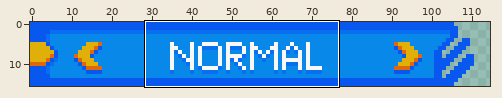
One commit to this pixel-art file: src/textures/title/option.tim/setting_0_1/setting_0_1.tim.aseprite. Above: a wide view before the commit, with the close-up outlined.
Close-up. Before:
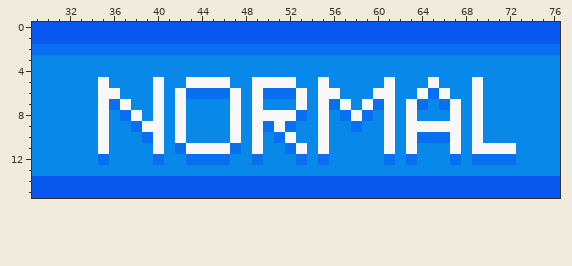
128x16 pixels, 1 frame. Shown: x 29..76, y 0..15. The wide view leaves out empty margins.
The same view after the edit:
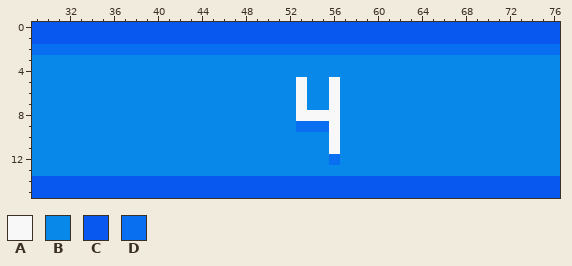
Palette (. is transparent): A #f8f8f8  B #0888e8  C #0858f0  D #0870f0
The exact change:
The edit turns colour B into colour A in row 5 at x 53 and 56; in row 8 at x 54 and 56; in rows 9 to 11 at x 56.
The edit turns colour D into colour A in row 7 at x 56; in row 8 at x 53.
The edit turns colour A into colour B in row 5 at x 35, 40, 43 to 46, 49 to 52, 55, 61, 65 and 69; in row 6 at x 35 to 36, 40, 42, 47, 49, 55, 60 to 61, 64, 66 and 69; in row 7 at x 35, 37, 40, 42, 47, 49, 55, 57, 59, 61, 63, 67 and 69; in row 8 at x 35, 38, 40, 42, 47, 49 to 52, 58, 61, 63, 67 and 69; in row 9 at x 35, 39 to 40, 42, 47, 49, 51, 61, 63 to 67 and 69; in row 10 at x 35, 40, 42, 47, 49, 52, 55, 61, 63, 67 and 69.
The edit turns colour A into colour B in row 11 at x 35, 40, 43 to 46, 49, 53, 55, 61, 63, 67 and 69 to 72.
The edit turns colour D into colour B in row 6 at x 43 to 46, 50 to 52 and 65; in row 7 at x 36, 60, 64 and 66; in row 8 at x 37, 57 and 59; in row 9 at x 38, 50, 52 and 58; in row 10 at x 39, 51 and 64 to 66; in row 11 at x 42, 47 and 52.
The edit turns colour D into colour B in row 12 at x 35, 40, 43 to 46, 49, 53, 55, 61, 63, 67 and 69 to 72.
The edit turns colour A into colour D in row 9 at x 55.
The edit turns colour B into colour D in row 9 at x 53 to 54; in row 12 at x 56.
